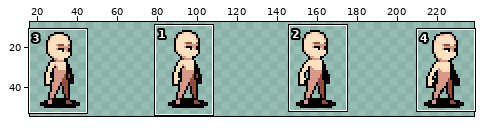
Edited in one commit: sprite sheet (public/assets/Characters/Human/Inworld/Idle/North/sheet.png). The picture above shows the old version from afar; the outline marks the close-up.
Close-up. Earlier state:
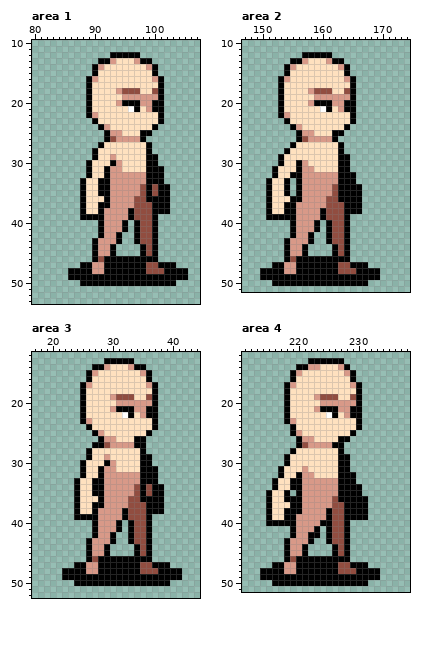
The file is 256x64 pixels. Shown: area 1: x 80..107, y 10..53; area 2: x 147..174, y 10..51; area 3: x 17..44, y 12..52; area 4: x 211..238, y 12..51. The wide view leaves out empty margins.
Now the later version:
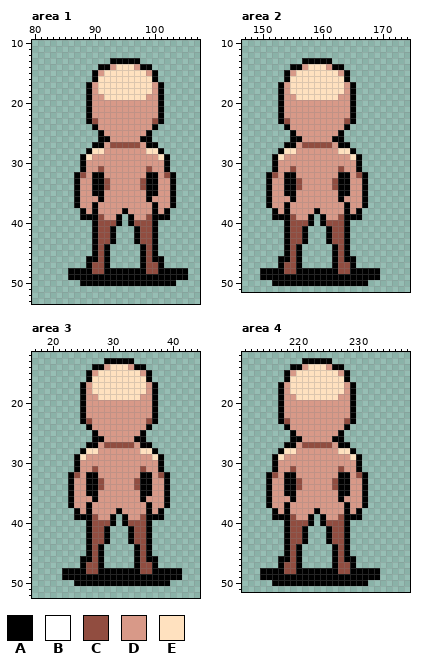
Palette (. is transparent): A #000000  B #ffffff  C #914d40  D #d89988  E #ffe1bf
Diff:
Changed rows in their new state; - is an unchanged pixel.
Area 1:
first column x 87:
12 ------.....------
13 ----..AAAAA..----
14 ---.AAD---DAA.---
15 ----D-------D----
16 --.A---------A.--
17 ---D---------D---
18 ---D---EEEE--D---
19 ---DD---EEEE-----
20 ---DDDD-DDD--D---
21 ---DDDDDDDDD-D---
22 ----DDDDDDDDDD---
23 --ACDDDDDDDDDC---
24 ---AD-DDDDDDD----
25 ----AD--DDDD-----
26 ----A-D-----A----
27 ---A-DCCCCCD-A---
28 --AE-DDDDDDDEEA--
29 -AEDDD-DDDDDDDEA-
30 -ADDDDD-DDDDDDDA-
31 -ADDCD--DDDDCDDA-
32 ACDAAD--------DCA
33 ADDA-C-----C--DDA
34 ADDA-C-------ADDA
35 ADDA-D-----D-ADDA
36 ADDDAD----DD-DDDA
37 ADDADD----DDD-DDA
38 --DAD---ADDDD-D--
39 ----C--A.-DD--AA-
40 ---ACCCA.AC------
41 ---ACCA..--------
42 ---ACCA.---------
43 ----CCA.---------
44 ----CA.----------
45 ----CA.----------
46 --A---.....-C-A--
47 -.-CC-.....----..
48 ---CC---------A--
Area 2:
first column x 151:
12 ------.....------
13 ----..AAAAA..----
14 ---.AAD---DAA.---
15 ----D-------D----
16 --.A---------A.--
17 ---D---------D---
18 ---D---EEEE--D---
19 ---DD---EEEE-----
20 ---DDDD-DDD--D---
21 ---DDDDDDDDD-D---
22 ----DDDDDDDDDD---
23 --ACDDDDDDDDDC---
24 ---AD-DDDDDDD----
25 ----AD--DDDD-----
26 ----A-D-----A----
27 ---A-DCCCCCD-A---
28 --AE-DDDDDDDEEA--
29 -AEDDDDDDDDDDDEA-
30 -ADDDD-DDDDDDDDA-
31 --DDCD--DDDDCDDA-
32 ACDA-D--------DCA
33 -DD-AC-----C--DDA
34 -DD-AC--------DDA
35 -DD-AD-----D--DDA
36 -DDD-D----DD-DDDA
37 -DD-D-----DDD-DDA
38 .AD-D---ADDDD-D--
39 .---C--A.-DD--AA-
40 ---ACCCA.AC------
41 ---ACCA..--------
42 ---ACCA.---------
43 ----CCA.---------
44 ----CA.----------
45 ----CA.----------
46 --A---.....-C-A--
47 -.-CC-.....----..
48 ---CC---------A--
Area 3:
first column x 23:
18 ---D---------D---
19 ---DD--EEEE-DD---
20 ---DDDDD---------
21 ---DDDD-DDD--D---
22 ---DDDDDDDDD-D---
23 ---CDDDDDDDDDC---
24 ----DDDDDDDDDA.--
25 ------DDDDDDA.---
26 ----A---DDD------
27 ---A-D-CCCCD-A---
28 --AE-DDDDDDDEEA--
29 -AEDDD-DDDDDDDEA-
30 -ADDDDD-DDDDDDDA-
31 -ADDCD--DDDDCDDA-
32 ACDAAD--------DCA
33 ADDA-C-----C--DDA
34 ADDA-C-------ADDA
35 ADDA-D-----D-ADDA
36 ADDDAD----DD-DDDA
37 ADDADD----DDD-DDA
38 --DAD---ADDDD-D--
39 ----C--A.-DD--AA-
40 ---ACCCA.AC------
41 ---ACCA..--------
42 ---ACCA.---------
43 ----CCA.---------
44 ----CA.----------
45 ----CA.----------
46 --A---.....-C-A--
47 -.-CC-.....----..
48 ---CC---------A--
Area 4:
first column x 215:
13 ------A----..----
14 ----A-DEE-DAA.---
15 ---ADE------DA.--
16 ---AE--------A.--
17 --ADE--------DA.-
18 --AD---------DA.-
19 --ADD---EEEEDDA.-
20 --ADDDDDD-----A.-
21 --ADDDDD-DDD---.-
22 --ADDDDDDDDDD--.-
23 --AC-DDDDDDDDCA.-
24 ---ADDDDDDDDDA..-
25 ------DDDDDDA..--
26 ----A---DDDA-.---
27 ---AAD-CCCCD-A---
28 --AEEDDDDDDDEEA--
29 -AEDDDDDDDDDDDEA-
30 -ADDDDDDDDDDDDDA-
31 -ADDCD-DDDDDCDDA-
32 ACDAAD--DDDD--DCA
33 ADDA-C-----C--DDA
34 ADDA-C-----C--DDA
35 -DD-AD--------DDA
36 -DDD-D-----D-DDD-
37 -DDADD-----DD-DD-
38 .AD-DD--A-DDD-D-.
39 .AA-C--A.ADD----.
40 ...-CCCA.-C------
41 ---ACCA..--------
42 ---ACCA..--------
43 ----CCA.---------
44 ----CA.----------
45 ----CA.----------
46 --A---.....-C-A--
47 -.-CC-.....----..
48 ---CC---------A--
Pixel boxes of the changes (left, top, right, bottom) in both close-ups:
changed: (74, 52, 176, 274)
changed: (266, 52, 368, 274)
changed: (68, 388, 170, 574)
changed: (266, 358, 368, 574)
